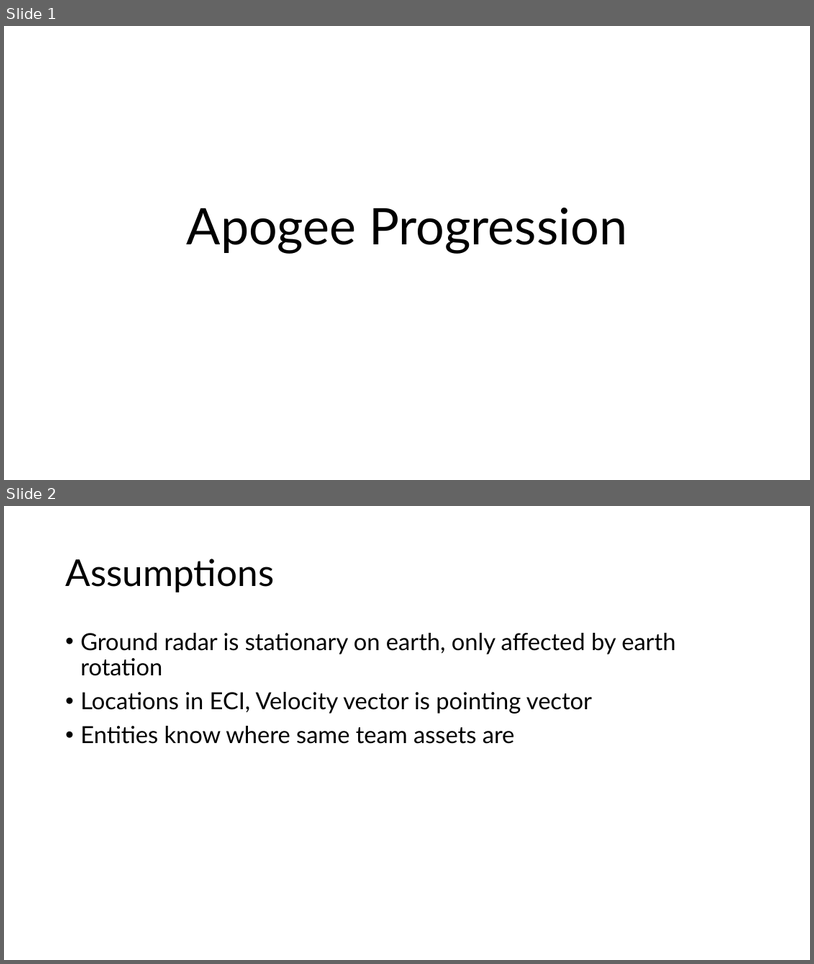
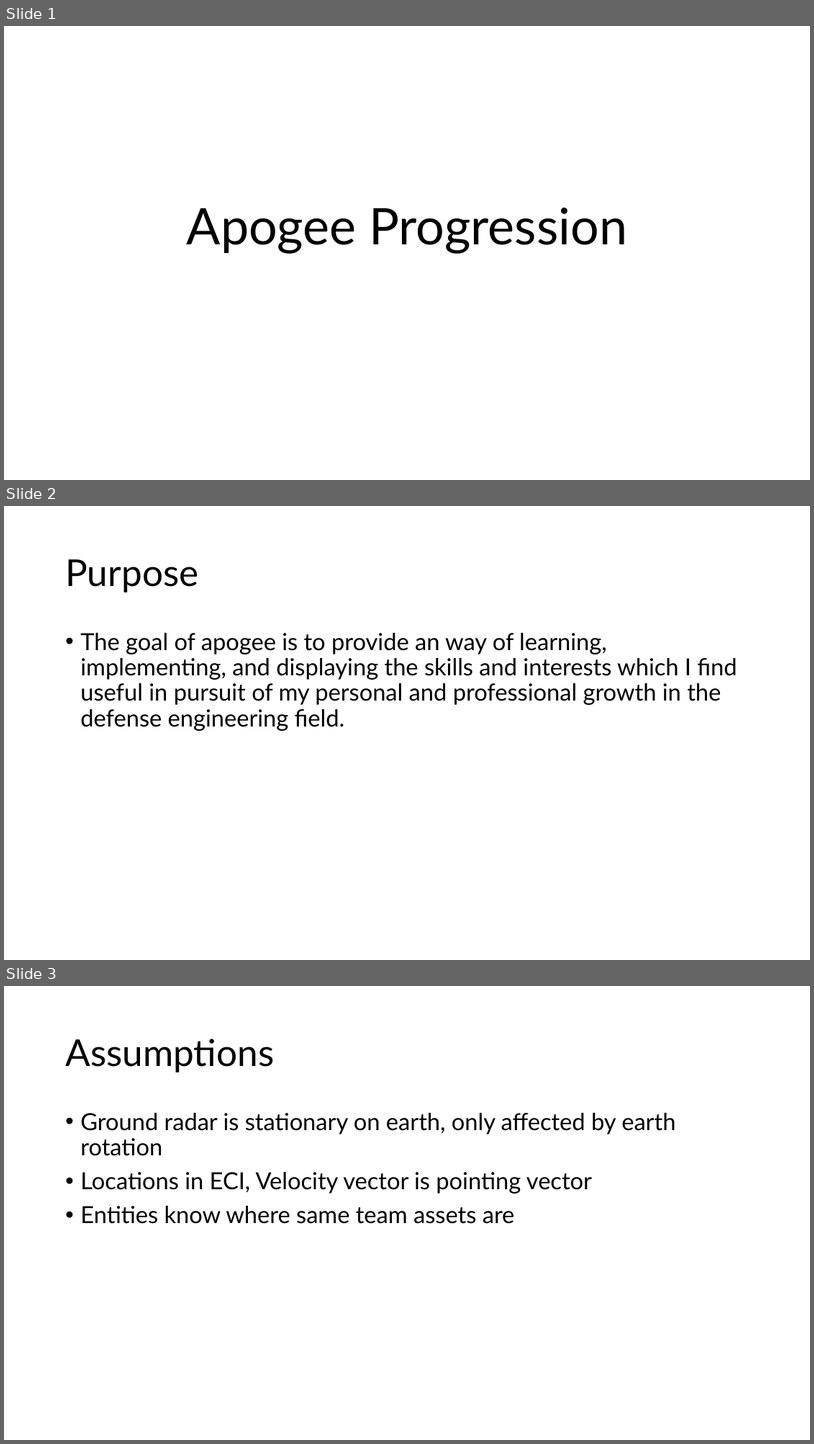
Before and after one commit to jeremyjestel/apogee, a slide deck: docs/Apogee_Progession.pptx. Shown one above the other, each under a label of ours: slides 1 and 2 before the commit, slides 1, 2 and 3 after it. The pictures are 814x964 and 814x1444 pixels, drawn with LibreOffice and Linux fonts; fonts in the diff are those of the drawing. Boxes give left, top, right and bottom in pixels: in the first picture for what was removed or moved away, otherwise in the second. Text is boxed around its words. In the diff, an @@ line names an element or a change of style, - is before the commit and + after.

```diff
--- a/docs/Apogee_Progession.pptx
+++ b/docs/Apogee_Progession.pptx
@@ slide 2 added at [4, 506, 810, 960], background #FFFFFF @@
@@ title added at [65, 559, 198, 592], 44 pt, text #000000 @@
+Purpose
@@ text added at [80, 633, 737, 731], 28 pt, text #000000 @@
+• The goal of apogee is to provide an way of learning, implementing, and displaying the skills and interests which I find useful in pursuit of my personal and professional growth in the defense engineering field.
@@ what was slide 2 is now slide 3 @@
```
Also in this commit, not shown: 2 slides changed, 2 other slides added, 44 other files.
